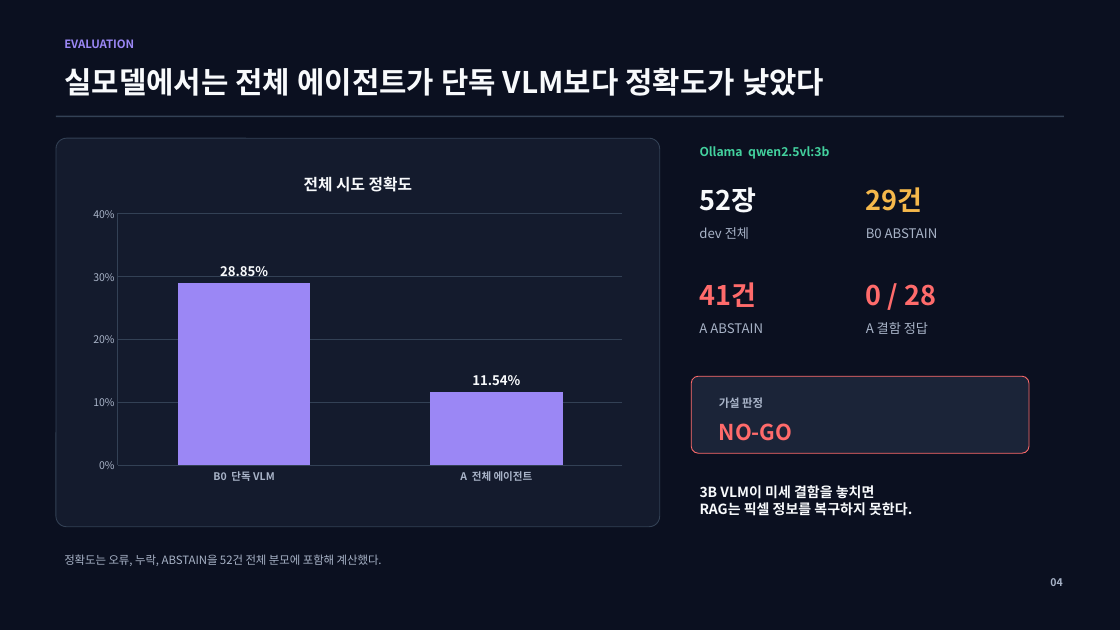
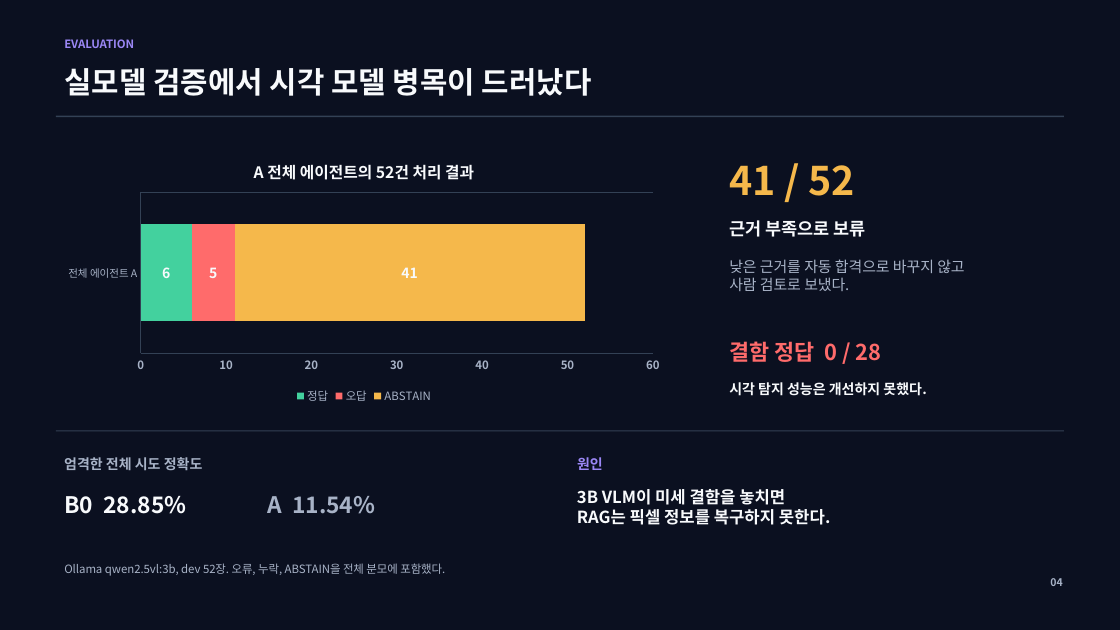
Before and after one commit to siamin20/grounded-visual-inspector, a slide deck: slide 4 of docs/slides/grounded-visual-inspector-presentation.pptx. Drawn at 1120x630 pixels with LibreOffice and Linux fonts; fonts in the diff are those of the drawing. Boxes give left, top, right and bottom in pixels: in the first picture for what was removed or moved away, otherwise in the second. Text is boxed around its words. In the diff, an @@ line names an element or a change of style, - is before the commit and + after.

```diff
--- a/docs/slides/grounded-visual-inspector-presentation.pptx
+++ b/docs/slides/grounded-visual-inspector-presentation.pptx
@@ text at [64,68,592,96]: text changed @@
-실모델에서는 전체 에이전트가 단독 VLM보다 정확도가 낮았다
+실모델 검증에서 시각 모델 병목이 드러났다
@@ column chart at [56,145,672,408] @@
@@ column chart to bar stacked chart @@
@@ title "전체 시도 정확도 " to "A 전체 에이전트의 52건 처리 결과 " @@
-categories: B0  단독 VLM, A  전체 에이전트
+categories: 전체 에이전트 A
-Series 1: 28.85, 11.54
+정답: 6
@@ colour of 정답 #9B87F5 to #43D19E @@
@@ data labels of 정답 changed @@
+오답: 5
+ABSTAIN: 41
@@ legend changed @@
@@ category axis changed @@
@@ value axis changed @@
@@ bar spacing changed @@
@@ background changed @@
@@ border changed @@
@@ bar stacked chart: place and size @@
-bar stacked chart at [82,155,634,490]
+bar stacked chart at [56,145,672,408]
@@ rounded rectangle removed at [56,139,660,527] @@
@@ text removed at [700,146,829,159] @@
-Ollama qwen2.5vl:3b
@@ text added at [729,165,855,196], 33.8 pt, text #F5B84B, bold @@
+41 / 52
@@ text removed at [699,187,756,213] @@
-52장
@@ text removed at [866,187,923,212] @@
-29건
@@ text removed at [699,227,749,239] @@
-dev 전체
@@ text added at [729,220,866,237], 15 pt, text #F8FAFC, bold @@
+근거 부족으로 보류
@@ text removed at [866,228,938,238] @@
-B0 ABSTAIN
@@ text added at [729,259,964,291], 12.8 pt, text #A8B3C7 @@
+낮은 근거를 자동 합격으로 바꾸지 않고
+사람 검토로 보냈다.
@@ text removed at [699,282,756,307] @@
-41건
@@ text removed at [866,284,936,306] @@
-0 / 28
@@ text removed at [699,323,763,333] @@
-A ABSTAIN
@@ text at [729,341,882,362]: text changed; size 11.2 to 18.8 pt; text colour #A8B3C7 to #FF6B6B; bold on @@
-A 결함 정답
+결함 정답 0 / 28
@@ rounded rectangle removed at [691,376,1029,454] @@
@@ text added at [729,382,926,396], 12 pt, text #F8FAFC, bold @@
+시각 탐지 성능은 개선하지 못했다.
@@ text removed at [719,397,763,408] @@
-가설 판정
@@ rectangle added at [56,430,1065,431], fill #334155 @@
@@ text removed at [719,423,793,441] @@
-NO-GO
@@ text added at [64,457,203,471], 12 pt, text #A8B3C7, bold @@
+엄격한 전체 시도 정확도
@@ text added at [577,457,603,470], 12 pt, text #9B87F5, bold @@
+원인
@@ text added at [64,496,187,514], 19.5 pt, text #F8FAFC, bold @@
+B0 28.85%
@@ text added at [267,496,375,514], 19.5 pt, text #A8B3C7, bold @@
+A 11.54%
@@ text "3B VLM이 미세 결함을 놓치면": place and size @@
-text "3B VLM이 미세 결함을 놓치면" at [700,485,912,516]
+text "3B VLM이 미세 결함을 놓치면" at [577,489,831,525]
@@ text "3B VLM이 미세 결함을 놓치면" at [577,489,831,525]: size 12 to 14.2 pt @@
@@ text at [64,563,445,576]: text changed @@
-정확도는 오류, 누락, ABSTAIN을 52건 전체 분모에 포함해 계산했다.
+Ollama qwen2.5vl:3b, dev 52장. 오류, 누락, ABSTAIN을 전체 분모에 포함했다.
```
Also in this commit, not shown: 1 other slide changed, 1 other file.
